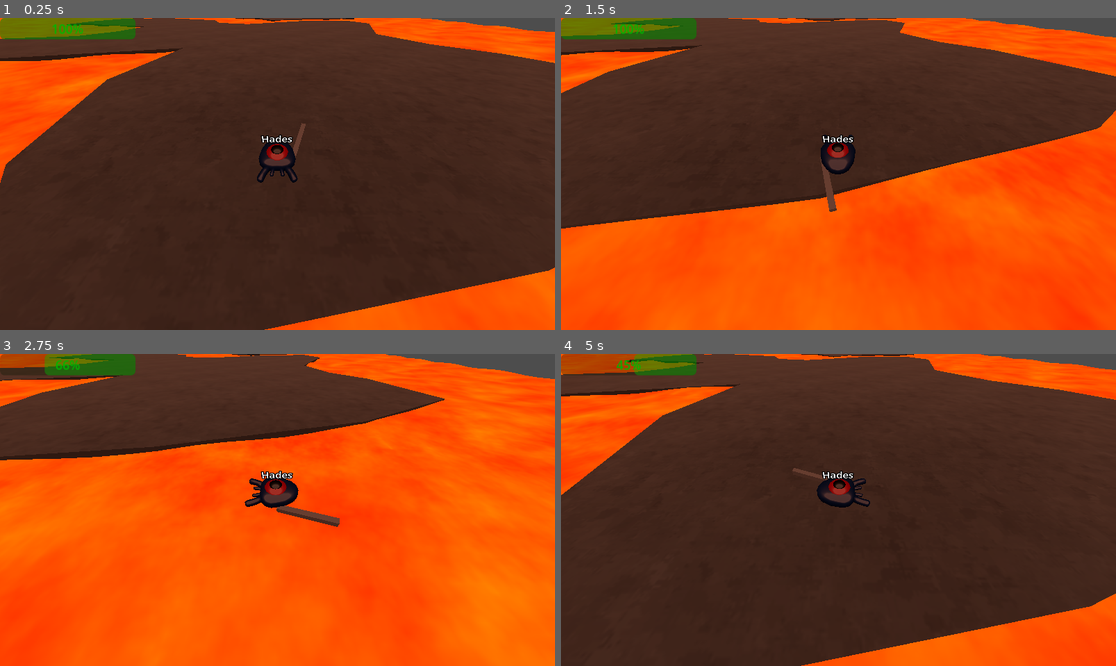
Above: before the commit, frames 1-4 (two rows, left to right).
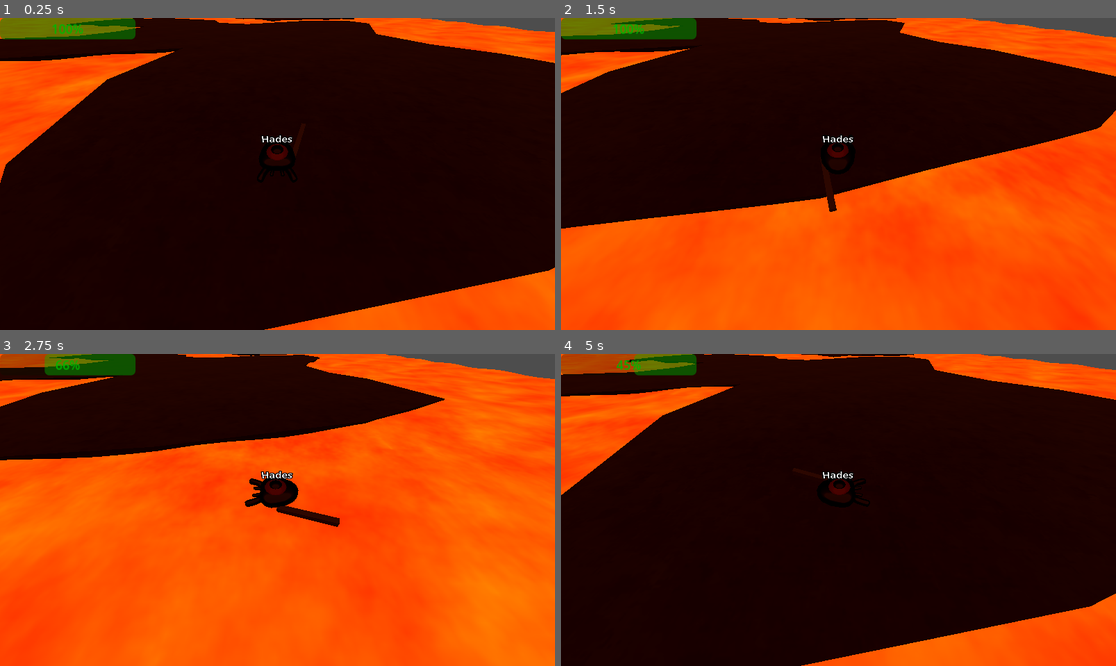
Above: after the commit, the same moments.

Repository: bigmcbigger/congenial-octo-carnival
Game: Godot game, scene res://dungeon.tscn
Same seed, same stepped clock (60 frames per second), same inputs: the game is played once before the commit and once after it.
Inputs (mouse positions are in pixels of both pictures, inside the frame that each line leads up to):
- Up to frame 1 (0.25 s): no input
- Up to frame 2 (1.5 s): tap Enter (ui_accept) at 0.5, 0.77 s; move the mouse to (960, 158) at 0.52 s; hold Right (ui_right) 0.53-1.28 s; click (960, 158) at 0.6 s; move the mouse to (727, 189) at 1.27 s; hold Down (ui_down) from 1.28 s (still down); click (727, 189) at 1.35 s
- Up to frame 3 (2.75 s): tap Enter (ui_accept) at 1.52 s; move the mouse to (333, 441) at 2.02 s; release Down (ui_down) at 2.03 s; hold Right (ui_right) from 2.03 s (still down); click (333, 441) at 2.1 s
- Up to frame 4 (5 s): move the mouse to (810, 572) at 2.77 s; release Right (ui_right) at 2.78 s; hold Up (ui_up) 2.78-3.53 s; click (810, 572) at 2.85 s; tap Enter (ui_accept) at 3.02, 3.77, 4.52 s; move the mouse to (1005, 556) at 3.52 s; hold Left (ui_left) from 3.53 s (still down); click (1005, 556) at 3.6 s; move the mouse to (672, 463) at 4.27 s; click (672, 463) at 4.35 s

The runs differ from the first frame. In frame 1, 85% of the frame differs, in the area x 0-100%, y 0-100%; in frame 2, 46%; in frame 3, 18%; in frame 4, 84%.

Commit message:
tune lighting

Diff:
--- a/dungeon.tscn
+++ b/dungeon.tscn
@@ -47,7 +47,7 @@
 
 [node name="DirectionalLight3D" type="DirectionalLight3D" parent="."]
 transform = Transform3D(1, 0, 0, 0, 0.415551, 0.90957, 0, -0.90957, 0.415551, 0, 28.5228, 0)
-light_color = Color(1, 0.627451, 0.501961, 1)
+light_color = Color(0.47451, 0.141176, 0, 1)
 light_energy = 0.446
 light_indirect_energy = 1.158
 light_angular_distance = 23.17
